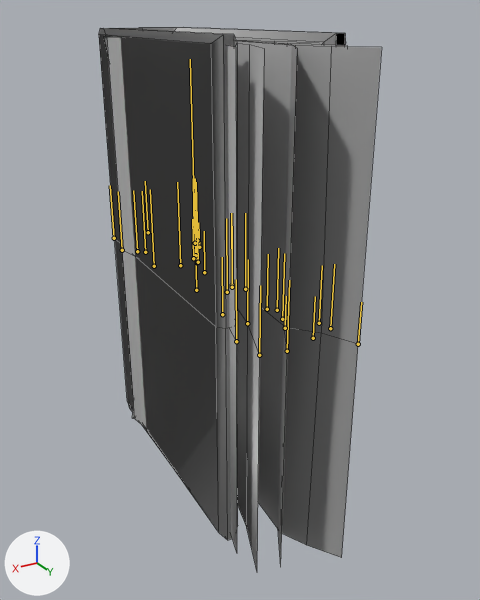
The FBX model Project/RogueLike-SmoothBrain/Assets/SampleSceneAssets/Art/Animations/Props/SKE_BOOK.fbx: old version first, new version second.
Before and after are seen from a 50 mm camera at (0.0023, 0.00547, 0.00359) aimed at (-0.00009, 0.0015, 0.0016). The lights are fixed; the arrows at lower left show +X, +Y and +Z. Both versions are drawn at frame 1 of the action 'Take 001'; the numbers are the values there. The bones that bend it are drawn over the model as lines. Mesh edges are drawn as thin lines.

In view in the first picture: 'MESH_BookSaveOpen'.
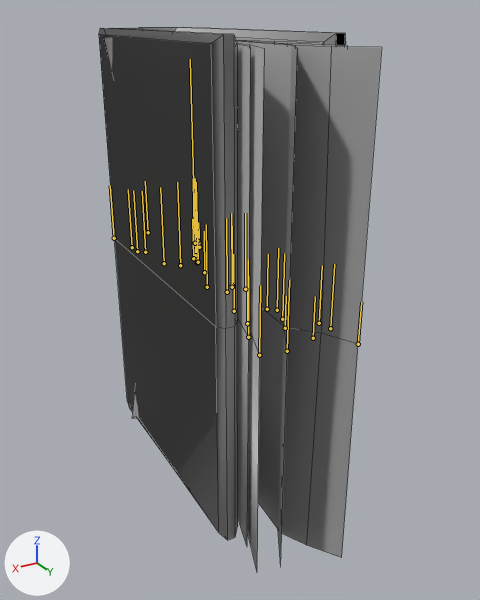
What differs and where, as boxes [x1, y1, x2, y2] in the pictures (480 x 600 px):
'MESH_BookSaveOpen', posed
    both: [99, 27, 382, 570]
bone 'J_PAGE_06', root to tip
    before: (122, 250) to (118, 191)
    after: (132, 247) to (128, 189)

What the commit changed:
Bone 'J_PAGE_06' (bone_j_page_06) moves from (0.0, 0.0, 0.0) to (-0.0096, 0.0, 0.0006).
